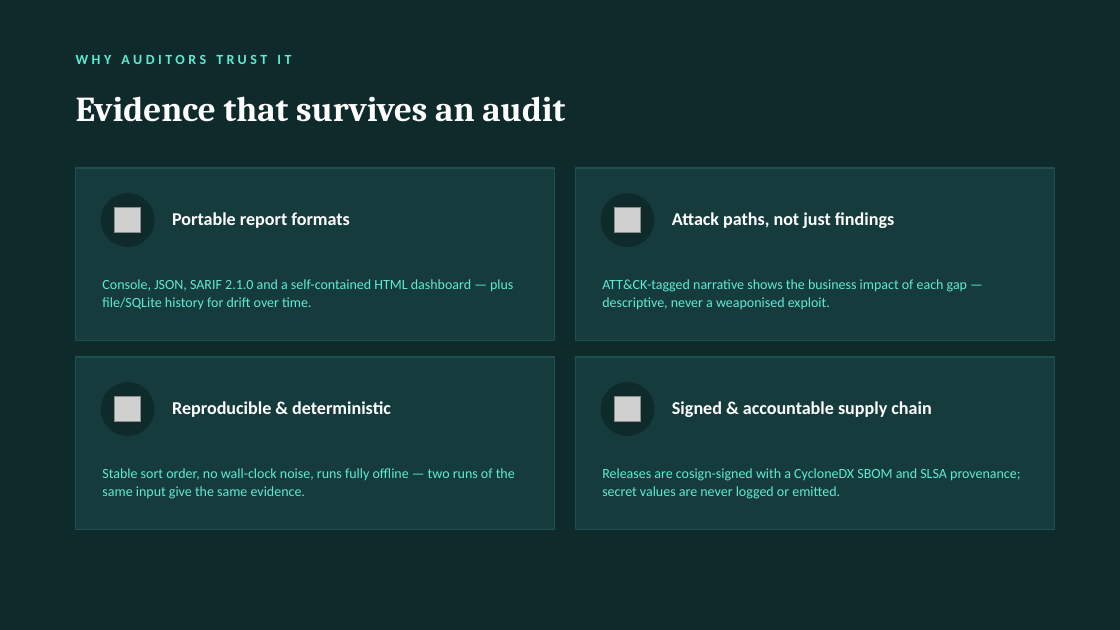
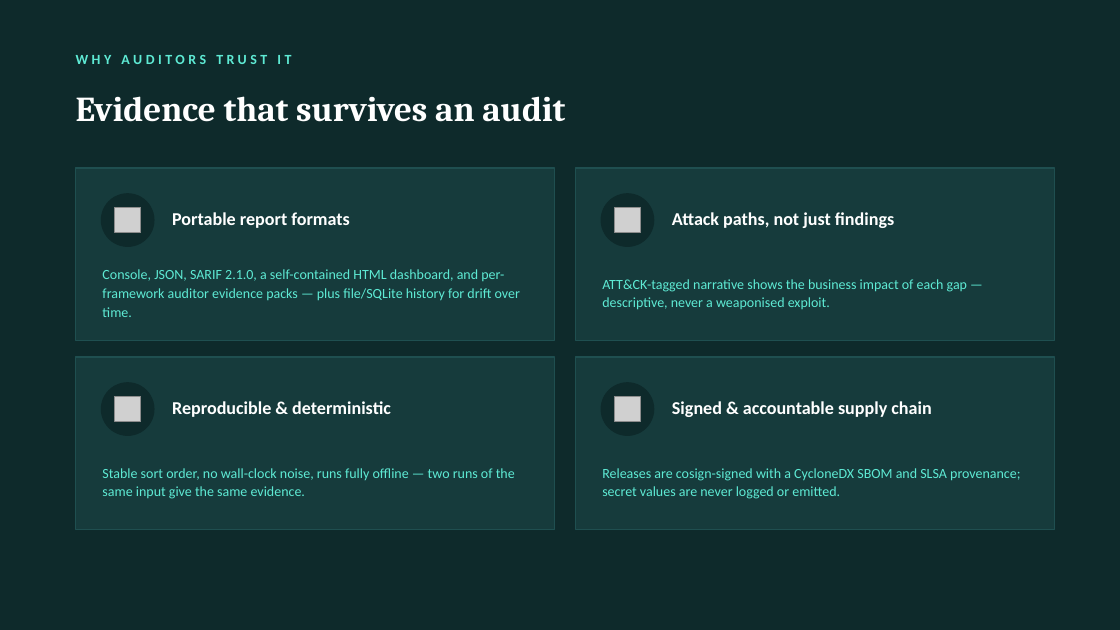
Before and after one commit to writetozealdefense-svg/kubeguard, a slide deck: slide 10 of KubeGuard_Compliance.pptx. Drawn at 1120x630 pixels with LibreOffice and Linux fonts; fonts in the diff are those of the drawing; grey boxes stand for pictures. Boxes give left, top, right and bottom in pixels: in the first picture for what was removed or moved away, otherwise in the second. Text is boxed around its words. In the diff, an @@ line names an element or a change of style, - is before the commit and + after.

```diff
--- a/KubeGuard_Compliance.pptx
+++ b/KubeGuard_Compliance.pptx
@@ text at <box>102,269,520,317</box>: text changed @@
-Console, JSON, SARIF 2.1.0 and a self-contained HTML dashboard — plus file/SQLite history for drift over time.
+Console, JSON, SARIF 2.1.0, a self-contained HTML dashboard, and per-framework auditor evidence packs — plus file/SQLite history for drift over time.
```
Also in this commit, not shown: 3 other slides changed, 2 slides added.
